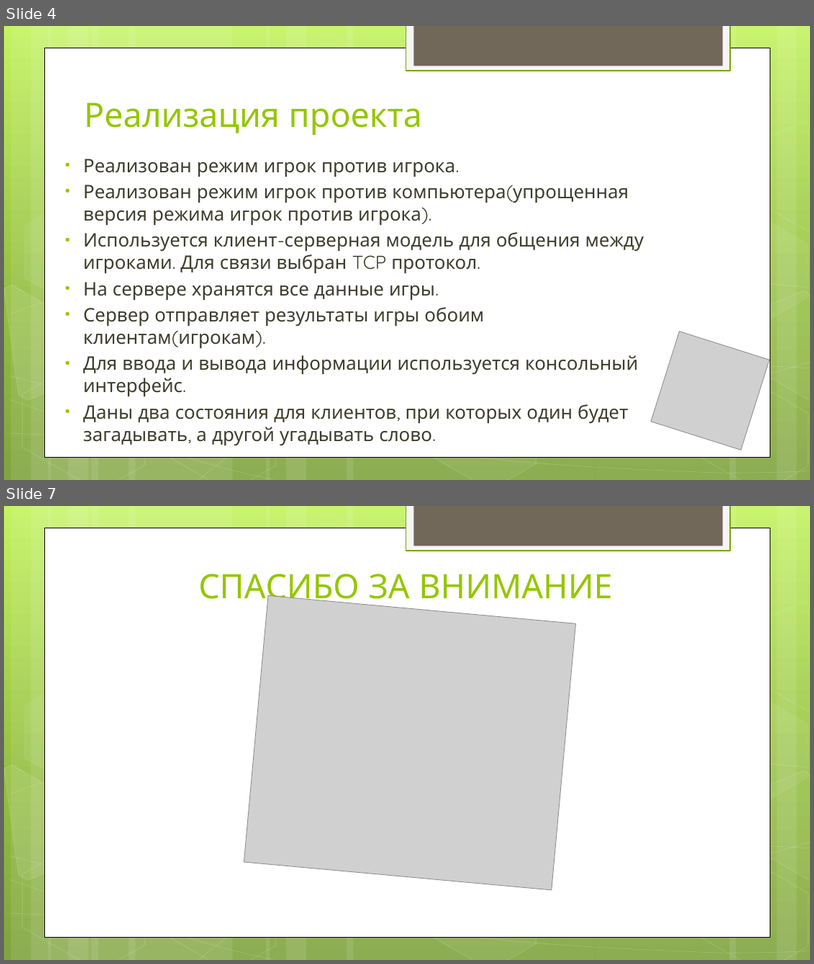
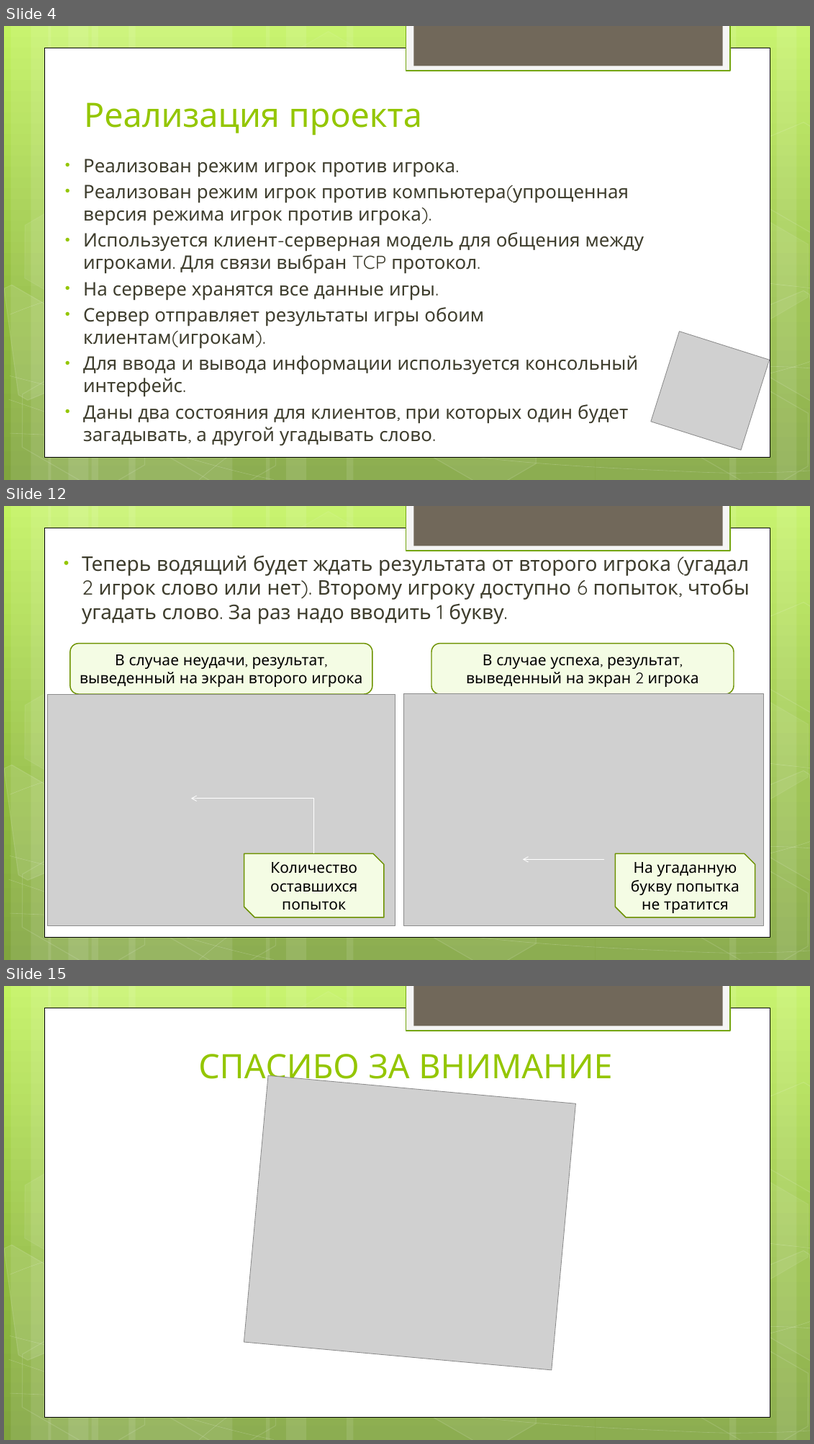
Before and after one commit to Toad-Non-Stop/Toad-Non-Stop, a slide deck: OC_Labs/palach/Презентация курсовой.ppt. Shown one above the other, each under a label of ours: slides 4 and 7 before the commit, slides 4, 12 and 15 after it; the slides between them are not shown. The pictures are 814x964 and 814x1444 pixels, drawn with LibreOffice and Linux fonts; fonts in the diff are those of the drawing; grey boxes stand for pictures. Boxes give left, top, right and bottom in pixels: in the first picture for what was removed or moved away, otherwise in the second. Text is boxed around its words. In the diff, an @@ line names an element or a change of style, - is before the commit and + after.

```diff
--- a/OC_Labs/palach/Презентация курсовой.ppt
+++ b/OC_Labs/palach/Презентация курсовой.ppt
@@ slide 12 added at [4, 506, 810, 960], background gradient #C3F35F to #93BF3F to #81A53E; not listed: 30 template elements that a slide beside it also shows @@
@@ text added at [82, 555, 750, 624], 24 pt, text #3E3D2D @@
+• Теперь водящий будет ждать результата от второго игрока (угадал 2 игрок слово или нет). Второму игроку доступно 6 попыток, чтобы угадать слово. За раз надо вводить 1 букву.
@@ rounded rectangle added at [70, 644, 373, 694], fill #F4FCE4, outline #6D9200 1.25 pt, 18 pt, text #000000 @@
+В случае неудачи, результат, выведенный на экран второго игрока
@@ rounded rectangle added at [432, 644, 734, 694], fill #F4FCE4, outline #6D9200 1.25 pt, 18 pt, text #000000 @@
+В случае успеха, результат, выведенный на экран 2 игрока
@@ picture added at [47, 694, 396, 925] @@
@@ picture added at [404, 693, 764, 925] @@
@@ elbow arrow added from (314, 853) to (191, 798), #FFFFFF 0.75 pt @@
@@ snip diag rect added at [244, 853, 384, 917], fill #F4FCE4, outline #6D9200 1.25 pt, 18 pt, text #000000 @@
+Количество оставшихся попыток
@@ arrow added from (604, 860) to (523, 860), #FFFFFF 0.75 pt @@
@@ snip diag rect added at [615, 853, 756, 917], fill #F4FCE4, outline #6D9200 1.25 pt, 18 pt, text #000000 @@
+На угаданную букву попытка не тратится
@@ what was slide 7 is now slide 15 @@
```
Also in this commit, not shown: 2 slides changed, 7 other slides added.
